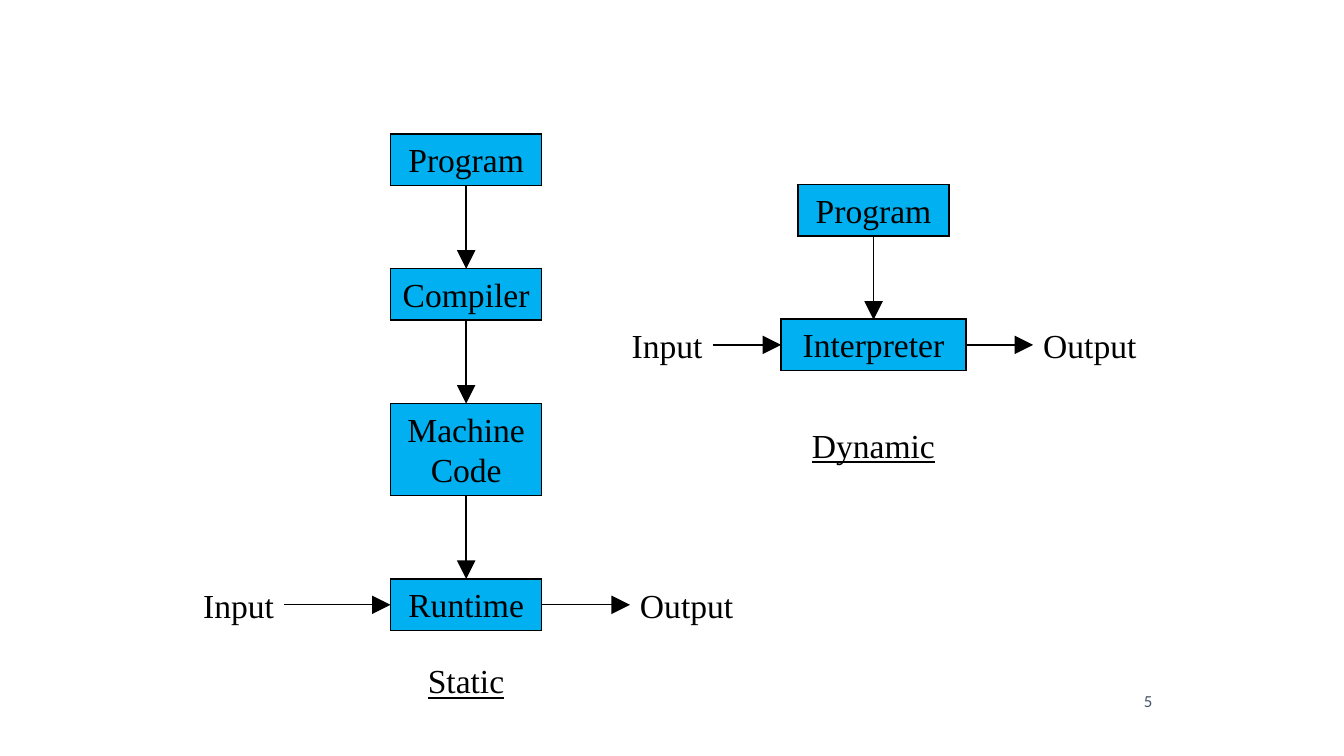
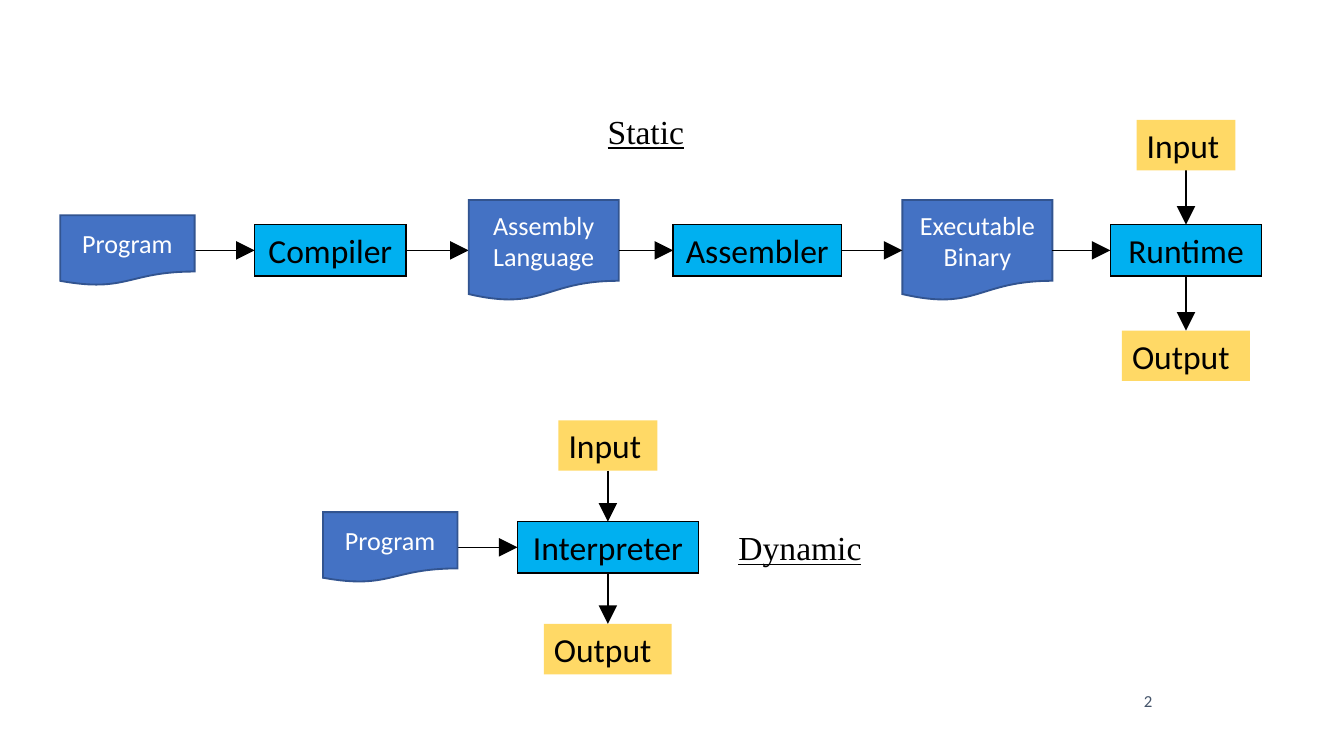
Before and after one commit to anoopsarkar/compilers-class, a slide deck: slide 2 of assets/ppt/intro/in3-what-is-a-compiler.pptx (slide 5 before the commit). Drawn at 1344x756 pixels with LibreOffice and Linux fonts; fonts in the diff are those of the drawing. Boxes give left, top, right and bottom in pixels: in the first picture for what was removed or moved away, otherwise in the second. Text is boxed around its words. In the diff, an @@ line names an element or a change of style, - is before the commit and + after.

```diff
--- a/assets/ppt/intro/in3-what-is-a-compiler.pptx
+++ b/assets/ppt/intro/in3-what-is-a-compiler.pptx
@@ text "Static" moved from (x1=428, y1=670, x2=504, y2=699) to (x1=608, y1=121, x2=684, y2=149) @@
@@ font Times New Roman to Calibri; fill none to #FFD966 in 4 elements at (x1=1122, y1=331, x2=1250, y2=382), (x1=544, y1=624, x2=672, y2=675), (x1=559, y1=421, x2=659, y2=472), (x1=1137, y1=120, x2=1236, y2=171) @@
@@ rectangle "Input" resized from (x1=203, y1=596, x2=274, y2=624) to (x1=1137, y1=120, x2=1236, y2=171) @@
@@ arrow added from (1185, 171) to (1185, 224), #000000 0.75 pt @@
@@ group added at (x1=195, y1=200, x2=1185, y2=331): 2 arrows, 2 flow chart documents, 1 rectangle @@
+Assembler
+Assembly Language
+Executable Binary
@@ flow chart document "Program" resized from (x1=391, y1=134, x2=542, y2=185) to (x1=60, y1=215, x2=195, y2=285) @@
@@ flow chart document "Program" at (x1=60, y1=215, x2=195, y2=285): size 18 to 14 pt, font Times New Roman to Calibri, text colour #000000 to #FFFFFF; vertical alignment top to middle; rectangle to flow chart document; fill #00B0F0 to #4472C4; outline #000000 0.75 pt to #325491 1 pt @@
@@ rectangle "Compiler" moved from (x1=391, y1=269, x2=542, y2=320) to (x1=255, y1=224, x2=406, y2=276) @@
@@ rectangle "Runtime" moved from (x1=391, y1=579, x2=542, y2=630) to (x1=1110, y1=224, x2=1261, y2=276) @@
@@ arrow moved from (466, 185) - (466, 269) to (406, 250) - (469, 250) @@
@@ arrow moved from (712, 345) - (781, 345) to (618, 250) - (673, 250) @@
@@ arrow moved from (874, 237) - (874, 320) to (841, 250) - (902, 250) @@
@@ arrow moved from (966, 345) - (1034, 345) to (1052, 250) - (1110, 250) @@
@@ arrow removed from (466, 320) to (466, 403) @@
@@ rectangle "Output" resized from (x1=1043, y1=335, x2=1136, y2=364) to (x1=1122, y1=331, x2=1250, y2=382) @@
@@ rectangle removed at (x1=391, y1=403, x2=542, y2=495) @@
-Machine Code
@@ rectangle "Input" resized from (x1=632, y1=336, x2=703, y2=364) to (x1=559, y1=421, x2=659, y2=472) @@
@@ arrow moved from (466, 496) - (466, 579) to (607, 470) - (607, 521) @@
@@ flow chart document "Program" at (x1=323, y1=512, x2=457, y2=582): size 18 to 14 pt, font Times New Roman to Calibri, text colour #000000 to #FFFFFF; vertical alignment top to middle; rectangle to flow chart document; fill #00B0F0 to #4472C4; outline #000000 0.75 pt to #325491 1 pt @@
@@ flow chart document "Program" resized from (x1=798, y1=185, x2=949, y2=237) to (x1=323, y1=512, x2=457, y2=582) @@
@@ font Times New Roman to Calibri in 3 elements at (x1=255, y1=224, x2=406, y2=276), (x1=1110, y1=224, x2=1261, y2=276), (x1=517, y1=521, x2=698, y2=573) @@
@@ rectangle "Interpreter" moved from (x1=781, y1=320, x2=965, y2=371) to (x1=517, y1=521, x2=698, y2=573) @@
@@ text "Dynamic" moved from (x1=812, y1=436, x2=935, y2=465) to (x1=738, y1=537, x2=861, y2=567) @@
@@ arrow moved from (542, 605) - (630, 605) to (457, 547) - (517, 547) @@
@@ arrow added from (607, 573) to (607, 624), #000000 0.75 pt @@
@@ arrow removed from (285, 605) to (391, 605) @@
@@ rectangle "Output" resized from (x1=640, y1=595, x2=733, y2=624) to (x1=544, y1=624, x2=672, y2=675) @@
@@ page number at (x1=1144, y1=696, x2=1153, y2=707): text changed @@
-5
+2
```
Also in this commit, not shown: 5 other slides changed, 3 slides removed, 3 other files.
